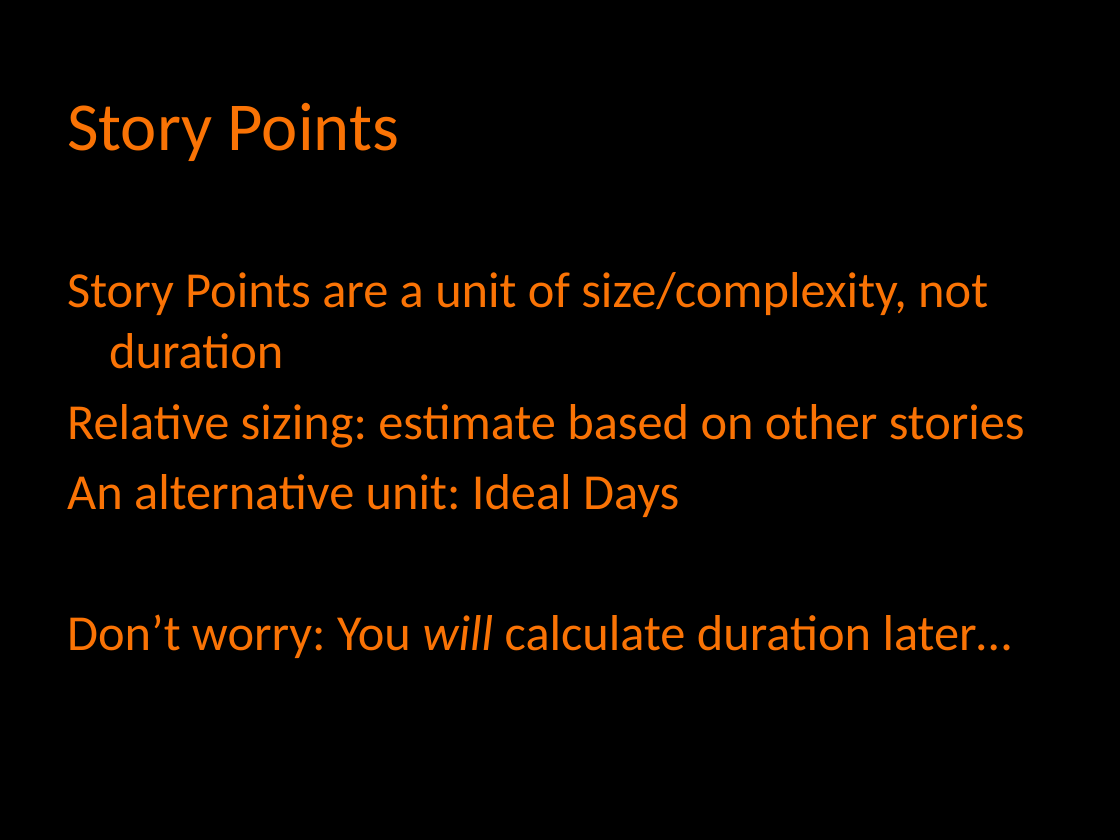
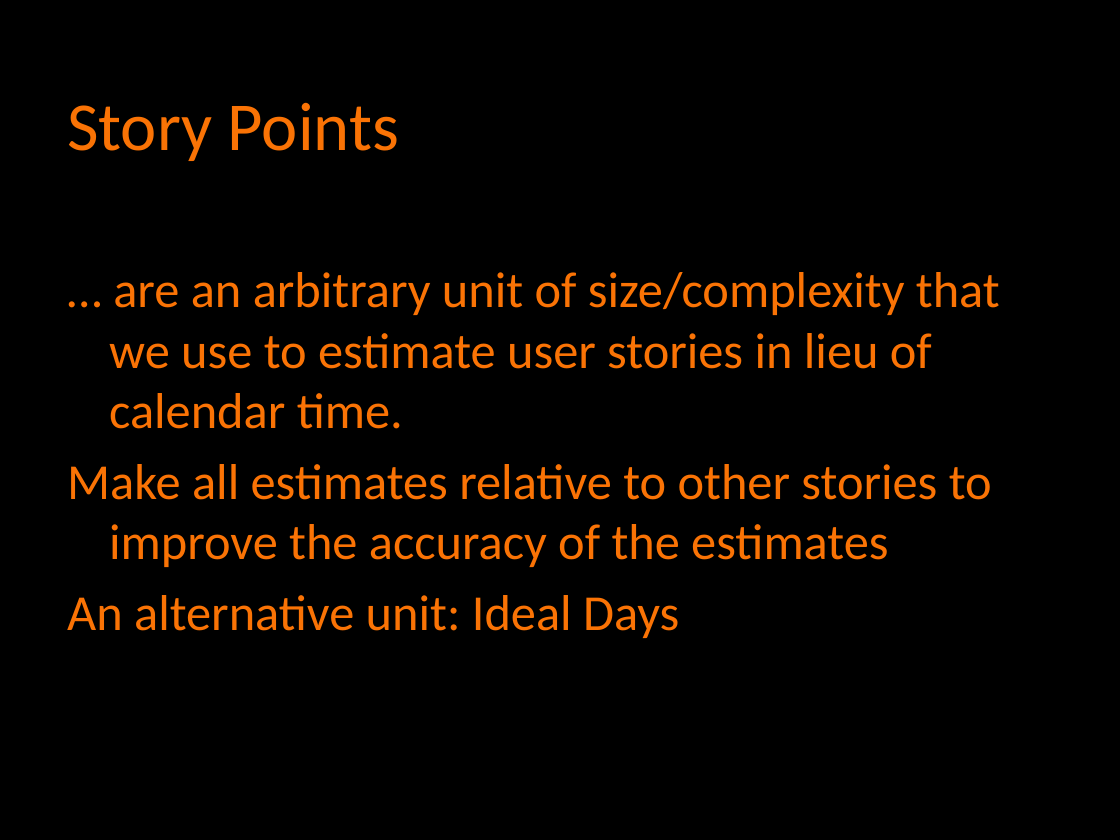
Before and after one commit to agilefire/November2010, a slide deck: slide 14 of Agile Firestarter Autumn 2010 Agile Estimation.pptx. Drawn at 1120x840 pixels with LibreOffice and Linux fonts; fonts in the diff are those of the drawing. Boxes give left, top, right and bottom in pixels: in the first picture for what was removed or moved away, otherwise in the second. Text is boxed around its words. In the diff, an @@ line names an element or a change of style, - is before the commit and + after.

```diff
--- a/Agile Firestarter Autumn 2010 Agile Estimation.pptx
+++ b/Agile Firestarter Autumn 2010 Agile Estimation.pptx
@@ text at (x1=67, y1=272, x2=1000, y2=567): text changed @@
-Story Points are a unit of size/complexity, not duration
-Relative sizing: estimate based on other stories
+… are an arbitrary unit of size/complexity that we use to estimate user stories in lieu of calendar time.
+Make all estimates relative to other stories to improve the accuracy of the estimates
@@ text at (x1=67, y1=614, x2=1012, y2=658): paragraph removed @@
-Don’t worry: You will calculate duration later…
```
Also in this commit, not shown: 12 other slides changed, 3 slides added, 1 slide removed.
